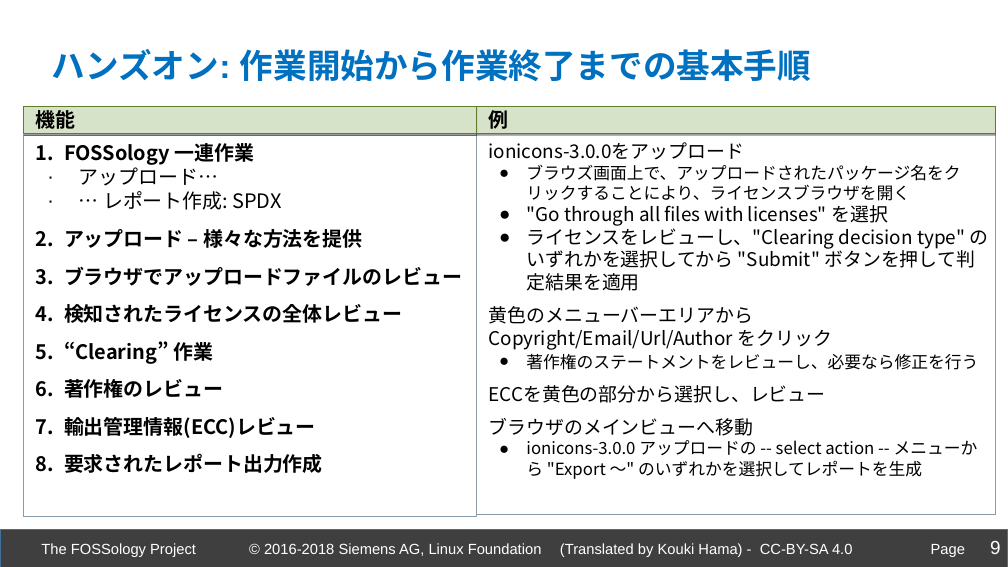
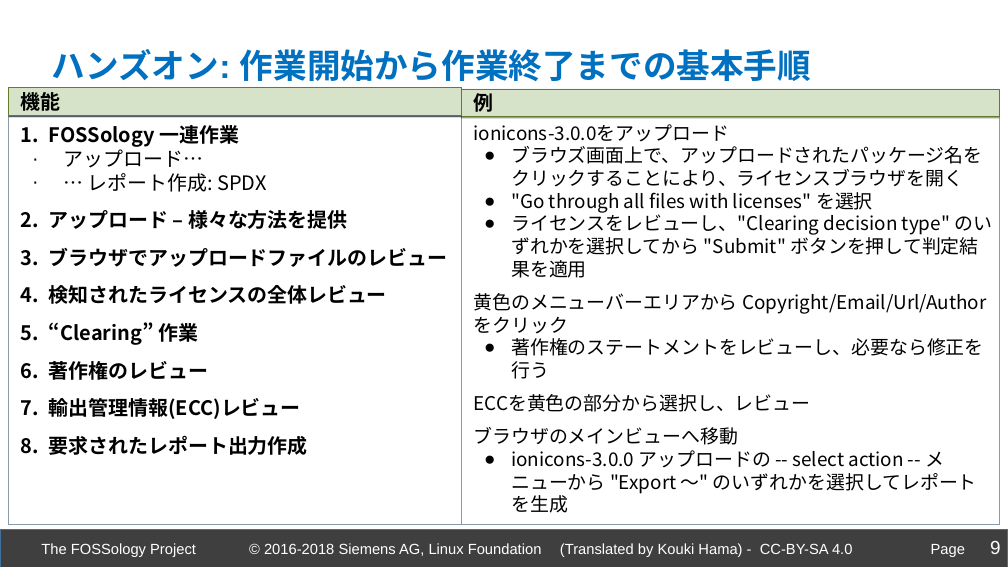
Before and after one commit to fossology/FOSSologySlides, a slide deck: slide 9 of Module-B-JPN-Basic-Workflow.pptx. Drawn at 1008x567 pixels with LibreOffice and Linux fonts; fonts in the diff are those of the drawing; background and template pictures are left out. Boxes give left, top, right and bottom in pixels: in the first picture for what was removed or moved away, otherwise in the second. Text is boxed around its words. In the diff, an @@ line names an element or a change of style, - is before the commit and + after.

Commit message:
Update Module-B-JPN-Basic-Workflow.pptx
Changed Fonts Size page 9

```diff
--- a/Module-B-JPN-Basic-Workflow.pptx
+++ b/Module-B-JPN-Basic-Workflow.pptx
@@ rectangle "機能": place and size @@
-rectangle "機能" at [24, 107, 477, 134]
+rectangle "機能" at [9, 88, 462, 115]
@@ rectangle "例": place and size @@
-rectangle "例" at [477, 107, 996, 134]
+rectangle "例" at [462, 89, 1000, 116]
@@ rectangle "FOSSology 一連作業": place and size @@
-rectangle "FOSSology 一連作業" at [24, 135, 477, 516]
+rectangle "FOSSology 一連作業" at [9, 116, 462, 525]
@@ rectangle "ionicons-3.0.0をアップロード": place and size @@
-rectangle "ionicons-3.0.0をアップロード" at [477, 134, 996, 515]
+rectangle "ionicons-3.0.0をアップロード" at [462, 116, 1000, 525]
@@ text in rectangle at [511, 146, 983, 513]: size 16 to 18 pt in "ブラウズ画面上で、アップロードされたパッケージ名をクリックすることにより、ライセンスブラウザを開く", "著作権のステートメントをレビューし、必要なら修正を行う", "ionicons-3.0.0 アップロードの -- select action -- メニューから ..." @@
```
